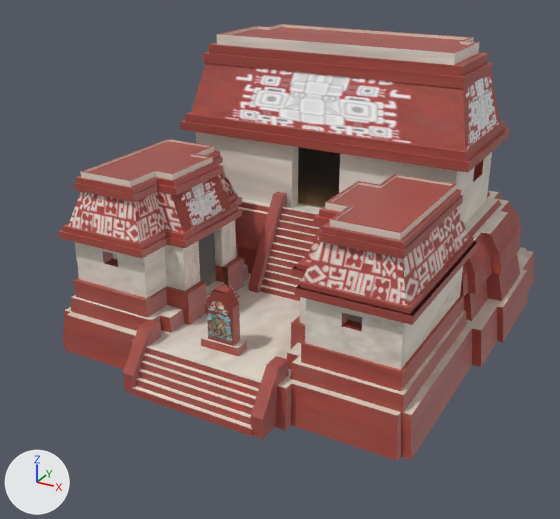
What one commit did to the COLLADA model art/meshes/structural/maya_protoclassic/barracks.dae.
The view is the same before and after, from a camera (50 mm lens) standing at (16.5, -31.3, 18.1) and looking at (-0.4, -0.5, 2.7). The axes (+X, +Y, +Z) are drawn at lower left. The lights are the same throughout.

The first picture shows 'barracks'.
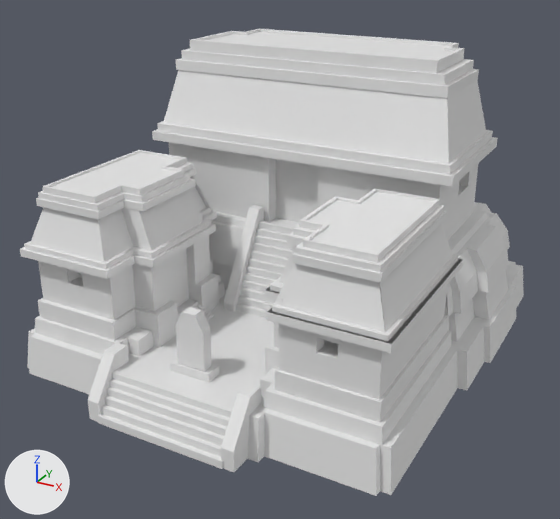
Edits to the bpy script that builds the scene:
```text
Change me_cubo_106:
    where me_cubo_106.from_pydata(...)  # 1248 vertices, 1757 faces; spans x -10.3..11.5, y -9.1..13.9, z -1.4..12.6
    remove me_cubo_106.materials.append(mat_textura_finais_maia)  # picture img_maya_protoclassic_struct_png
Change ob_barracks:
    ob_barracks.location: (0.0, 0.0, 0.0) -> (0.0, -2.37, 0.0)
    ob_barracks.rotation_euler: (0.0, 0.0, 0.159) -> (0.0, 0.0, 0.167)  # degrees (0, 0, 9.1) -> degrees (0, 0, 9.6)
```

Changed parts and their boxes [x1, y1, x2, y2] in the pictures (560 x 519 px):
'barracks', recoloured, moved, turned: before [58, 24, 534, 460]; after [20, 29, 524, 496]
